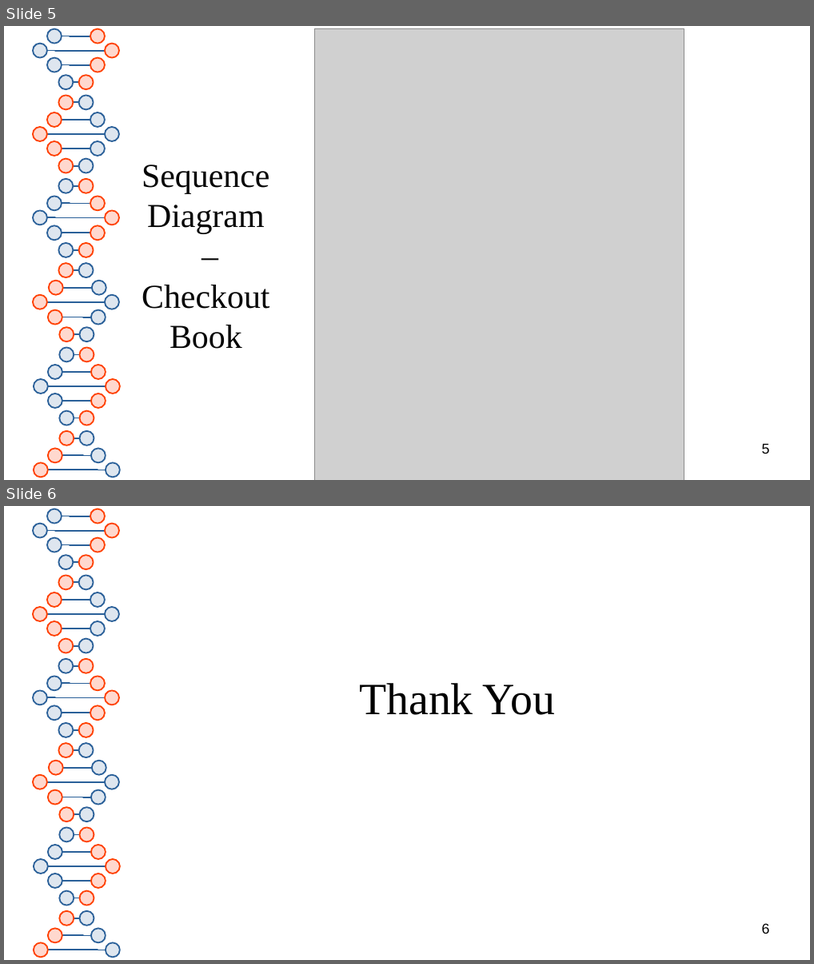
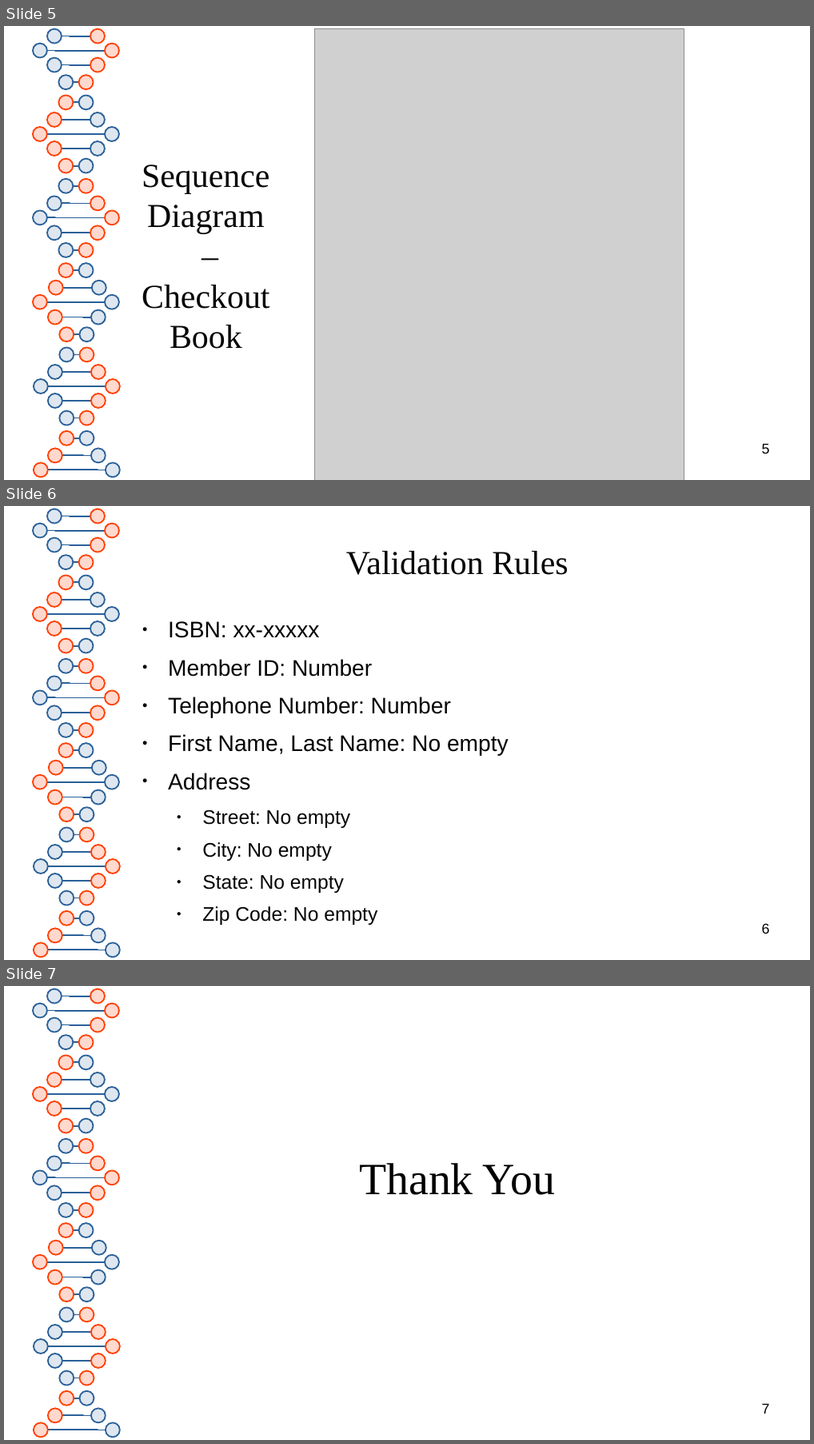
Before and after one commit to thanhtung2501/group1_mpp_finalproject, a slide deck: ProjectPresentation.odp. Shown one above the other, each under a label of ours: slides 5 and 6 before the commit, slides 5, 6 and 7 after it. The pictures are 814x964 and 814x1444 pixels, drawn with LibreOffice and Linux fonts; fonts in the diff are those of the drawing; grey boxes stand for pictures. Boxes give left, top, right and bottom in pixels: in the first picture for what was removed or moved away, otherwise in the second. Text is boxed around its words. In the diff, an @@ line names an element or a change of style, - is before the commit and + after.

Commit message:
Add validation rules

```diff
--- a/ProjectPresentation.odp
+++ b/ProjectPresentation.odp
@@ slide 6 added at [4, 506, 810, 960], background #FFFFFF; not listed: 81 template elements that a slide beside it also shows @@
@@ title added at [346, 551, 568, 575], 33 pt, text #050505 @@
+Validation Rules
@@ text added at [168, 621, 509, 924], 22.2 pt, text #050505 @@
+● ISBN: xx-xxxxx
+● Member ID: Number
+● Telephone Number: Number
+● First Name, Last Name: No empty
+● Address
+  ● Street: No empty
+  ● City: No empty
+  ● State: No empty
+  ● Zip Code: No empty
@@ page number added at [762, 923, 770, 933], 14 pt, text #000000 @@
+6
@@ what was slide 6 is now slide 7 @@
@@ page number at [762, 1403, 770, 1413]: text changed @@
-6
+7
```
